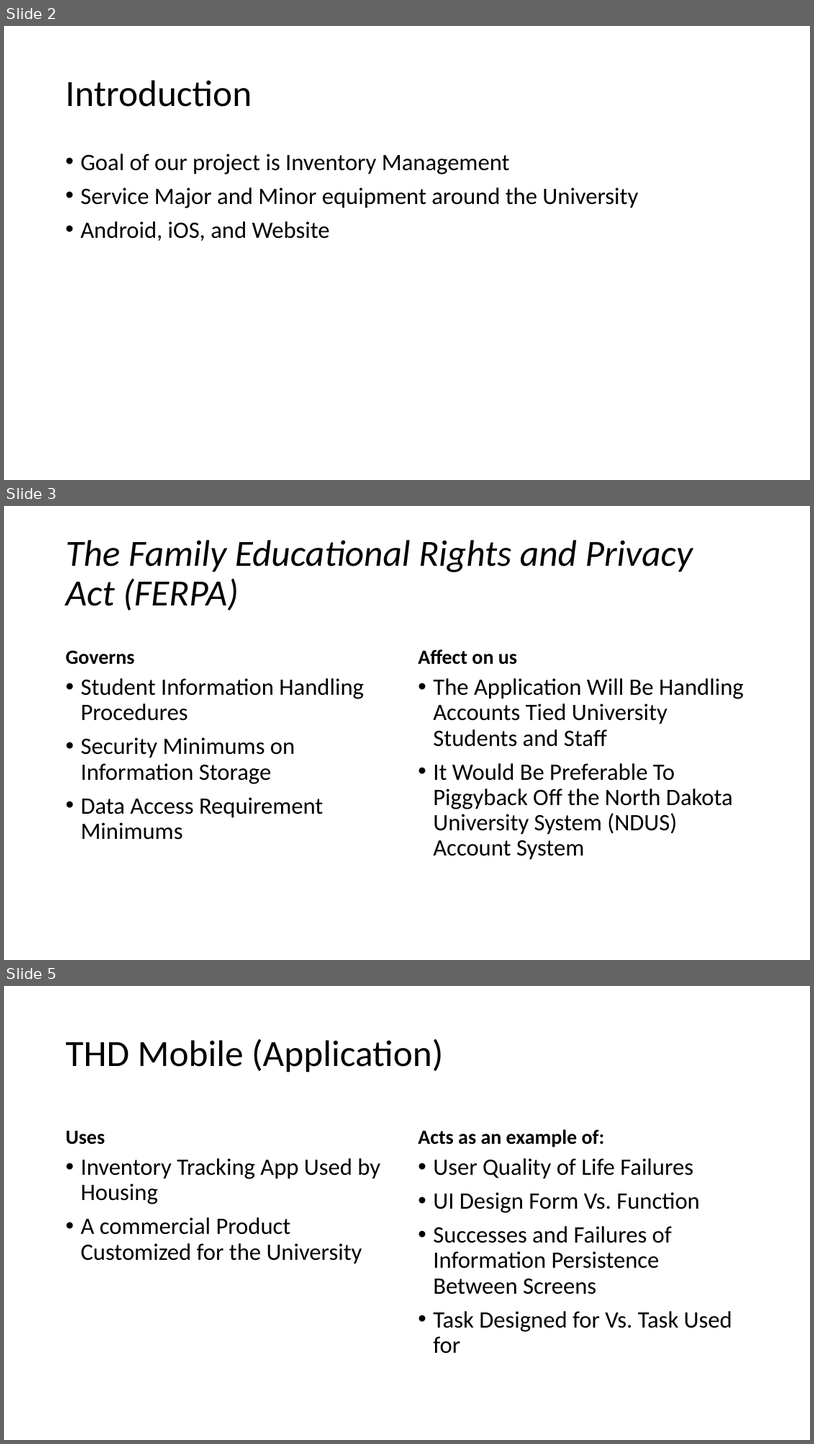
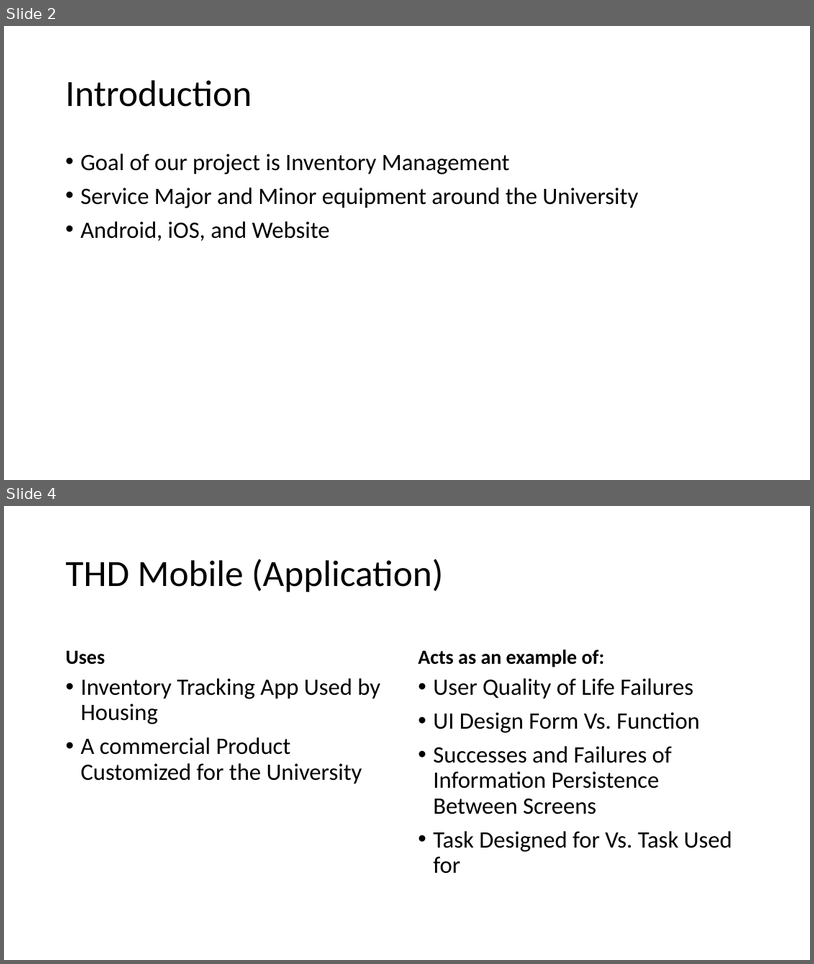
Before and after one commit to frozenNodak/InventoryManagement491, a slide deck: related work presentation draft.pptx. Shown one above the other, each under a label of ours: slides 2, 3 and 5 before the commit, slides 2 and 4 after it; the slides between them are not shown. The pictures are 814x1444 and 814x964 pixels, drawn with LibreOffice and Linux fonts; fonts in the diff are those of the drawing. Boxes give left, top, right and bottom in pixels: in the first picture for what was removed or moved away, otherwise in the second. Text is boxed around its words. In the diff, an @@ line names an element or a change of style, - is before the commit and + after.

```diff
--- a/related work presentation draft.pptx
+++ b/related work presentation draft.pptx
@@ slide 3 removed at (x1=4, y1=506, x2=810, y2=960), background #FFFFFF @@
@@ title removed at (x1=66, y1=540, x2=693, y2=610) @@
-The Family Educational Rights and Privacy Act (FERPA)
@@ text removed at (x1=66, y1=650, x2=135, y2=664) @@
-Governs
@@ text removed at (x1=418, y1=649, x2=517, y2=664) @@
-Affect on us
@@ text removed at (x1=81, y1=678, x2=364, y2=839) @@
-• Student Information Handling Procedures
-• Security Minimums on Information Storage
-• Data Access Requirement Minimums
@@ text removed at (x1=433, y1=678, x2=744, y2=860) @@
-• The Application Will Be Handling Accounts Tied University Students and Staff
-• It Would Be Preferable To Piggyback Off the North Dakota University System (NDUS) Account System
@@ what was slide 5 is now slide 4 @@
```
Also in this commit, not shown: 1 slide changed, 2 slides added, 2 other slides removed.
